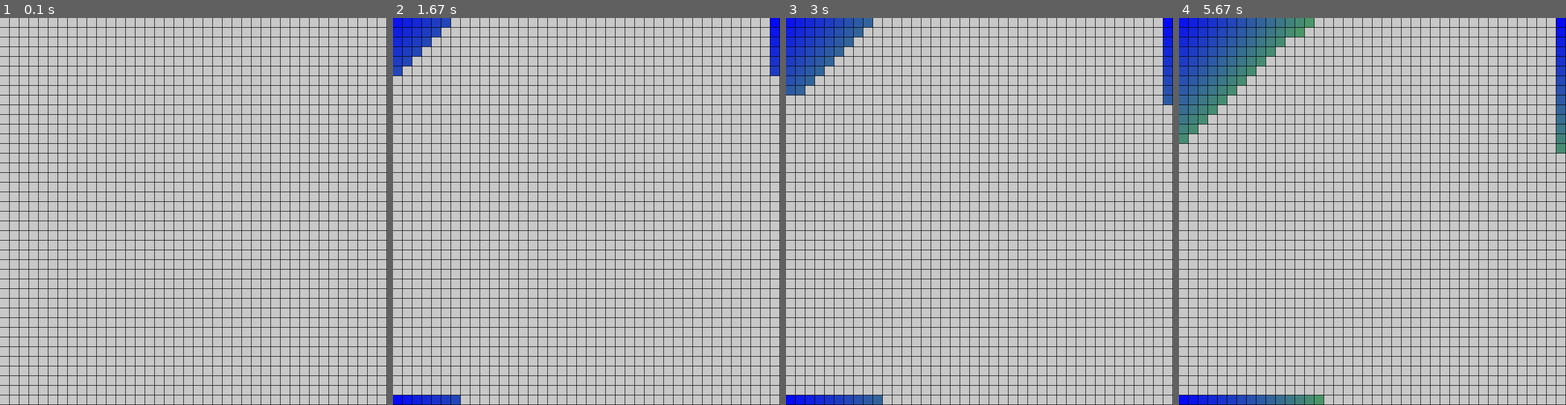
Above: before the commit, frames 1-4 (left to right).
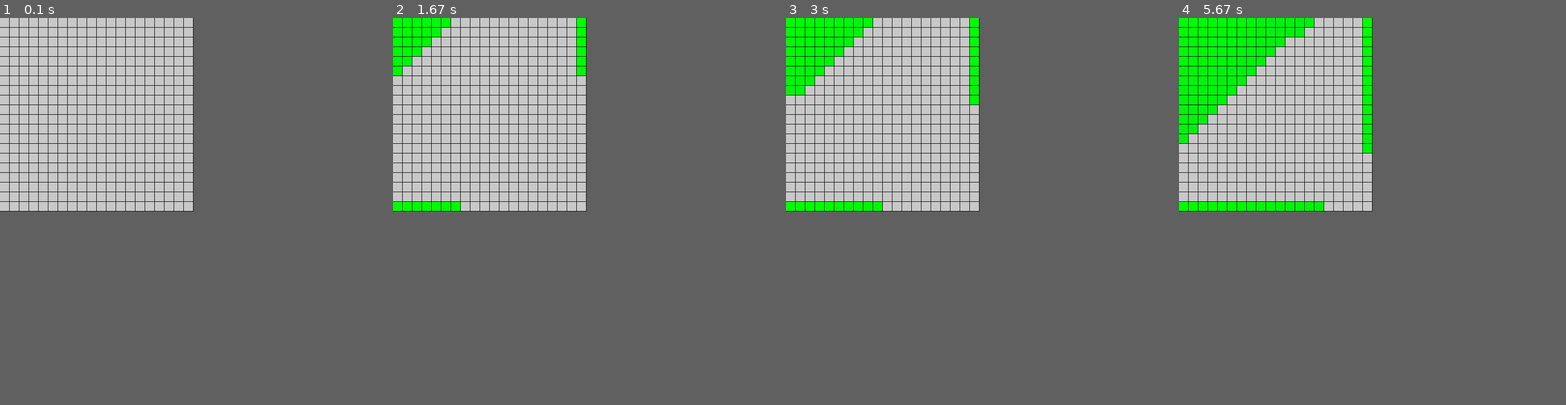
Above: after the commit, the same moments.

Repository: Logan-Ruf/Pathfinding-Visualiser-Python
Game: pygame game, started from EfficientPathAlgorithm.py
Same seed, same stepped clock (60 frames per second), same inputs: the game is played once before the commit and once after it.
Inputs:
- Up to frame 1 (0.1 s): no input
- Up to frame 2 (1.67 s): tap Enter at 0.33 s
- Up to frame 3 (3 s): no input
- Up to frame 4 (5.67 s): no input
In our replay, the window is 800x800 before the commit and 400x400 after it. These sizes can differ from the game's own. Grey fills any space a smaller window leaves; there, only what the larger window draws over its background counts as a difference.

The runs differ from the first frame. In frame 1, 7.3% of the frame differs, in the area x 0-100%, y 0-100%; in frame 2, 10%; in frame 3, 12%; in frame 4, 16%.

Commit message:
Added stop code to dikjstra's algorithm and a line drawer. Very buggy

Diff:
--- a/EfficientPathAlgorithm.py
+++ b/EfficientPathAlgorithm.py
@@ -7,8 +7,8 @@
 
 #global parameters
 TILESIZE = 20
-MAPWIDTH = 40
-MAPHEIGHT = 40
+MAPWIDTH = 20
+MAPHEIGHT = 20
 
 #initialize pygame
 pygame.init()
--- a/classes/pathfinder2d.py
+++ b/classes/pathfinder2d.py
@@ -98,8 +98,20 @@
         unvisitedNodes = []
 
         while True:
+
             x, y = currentPos
             currentDistance = gridArray[x][y].distance + 1
+
+            #Check to see if you have found the end. If you have draw the line and break
+            if gridArray[x][y].isEnd == True:
+                onPath = currentPos
+                while onPath != None:
+                    gridArray[onPath[0]][onPath[1]].newColor((100,100,100))
+                    onPath = gridArray[onPath[0]][onPath[1]].parent
+                    pygame.display.update()
+                    time.sleep(.1)
+                break
+
             #make sure neighboring tiles are in bounds
             #then if at shortest distance add it to unvisitedNodes
             if x - 1 >= 0:
@@ -132,4 +144,7 @@
 
             pygame.display.update()
             time.sleep(.05)
+
+
+
             currentPos = unvisitedNodes.pop(0)
--- a/classes/tile.py
+++ b/classes/tile.py
@@ -74,7 +74,7 @@
                 self.distance = testDistance
                 self.parent = testParent
                 print("TILE COLOR CHANGED")
-                self.newColor((5*testDistance,10*testDistance,255-testDistance*10))
+                self.newColor((0,255-testDistance,testDistance))
                 return True
             else:
                 return False
@@ -82,5 +82,5 @@
             self.distance = testDistance
             self.parent = testParent
             print("TILE COLOR CHANGED")
-            self.newColor((5*testDistance,10*testDistance,255-testDistance*10))
+            self.newColor((0,255-testDistance,testDistance))
             return True
